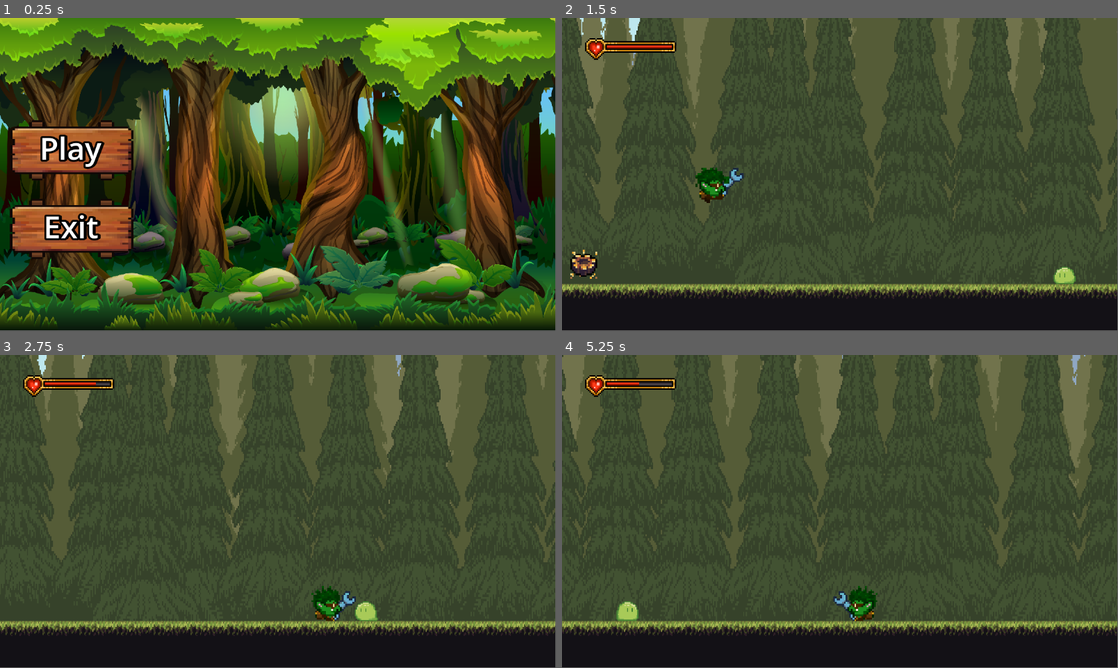
Above: before the commit, frames 1-4 (two rows, left to right).
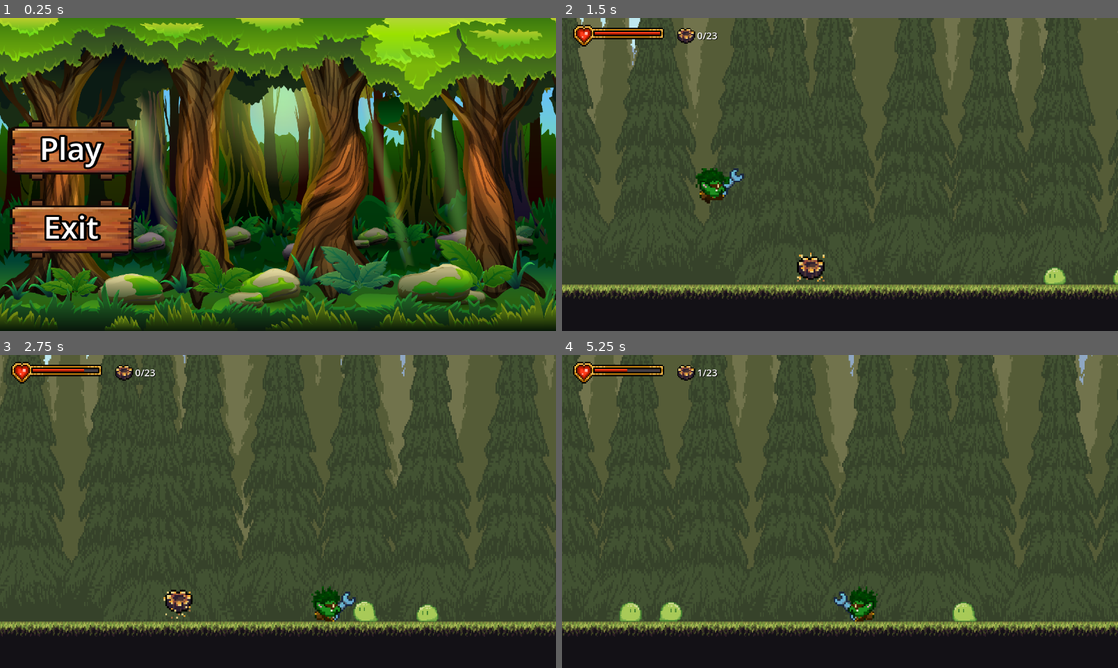
Above: after the commit, the same moments.

Repository: saha-ra-code/Gobbys-Workshop
Game: Godot game, scene res://menu.tscn
The game is run twice, just before and just after one commit, with the same random seed, the same clock (stepped at 60 frames per second) and the same inputs.
Inputs (mouse positions are in pixels of both pictures, inside the frame that each line leads up to):
- Up to frame 1 (0.25 s): no input
- Up to frame 2 (1.5 s): click "Play" at 0.5 s; tap Enter (ui_accept) at 1.25 s; move the mouse to (962, 158) at 1.27 s; hold Right (ui_right) from 1.28 s (still down)
- Up to frame 3 (2.75 s): keep holding Right (ui_right); tap Enter (ui_accept) at 1.52, 2.27 s; move the mouse to (166, 527) at 2.02 s
- Up to frame 4 (5.25 s): move the mouse to (895, 442) at 2.77 s; release Right (ui_right) at 2.78 s; hold Left (ui_left) 2.78-3.53 s; move the mouse to (812, 574) at 3.52 s; hold Right (ui_right) 3.53-5.03 s; tap Enter (ui_accept) at 3.77, 4.52 s; move the mouse to (1006, 558) at 4.27 s; move the mouse to (673, 464) at 5.02 s; hold Left (ui_left) from 5.03 s (still down)
In our replay, the window is 799x449 before the commit and 800x450 after it. These sizes can differ from the game's own. Grey fills any space a smaller window leaves; there, only what the larger window draws over its background counts as a difference.

The runs differ from the first frame. In frame 1, 6.6% of the frame differs, in the area x 0-100%, y 0-99%; in frame 2, 4.3%; in frame 3, 14%; in frame 4, 19%, in the area x 0-100%, y 0-90%.

Commit message:
added game over menu, gear counter, death flow

Diff:
--- a/Mobs/slime.tscn
+++ b/Mobs/slime.tscn
@@ -239,6 +239,7 @@
 shape = SubResource("RectangleShape2D_yduw5")
 
 [node name="detector" type="Area2D" parent="."]
+visible = false
 
 [node name="CollisionShape2D" type="CollisionShape2D" parent="detector"]
 position = Vector2(0, -6)
--- a/Player/player.gd
+++ b/Player/player.gd
@@ -1,6 +1,8 @@
 extends CharacterBody2D
 
 signal health_changed(current_health, max_health)
+signal gears_changed (current_gears, required_gears)
+signal  died
 
 
 const SPEED = 300.0
@@ -11,7 +13,8 @@
 var health = 100
 var max_health = 100
 
-var gear = 0
+var gears = 0
+var required_gears = 23
 
 var knocked_back = false
 var cooldown = 0.2
@@ -21,6 +24,7 @@
 
 func _physics_process(delta: float) -> void:
 	if  is_dead:
+		move_and_slide()
 		return
 	# Add the gravity.
 	if not is_on_floor():
@@ -59,6 +63,9 @@
 	move_and_slide()
 
 func take_damage(amount: int, knockback_direction: int, knockback_force:float) -> void:
+	if is_dead:
+		return
+
 	health -= amount
 	health = clamp(health, 0, max_health)
 	health_changed.emit(health, max_health)
@@ -73,9 +80,17 @@
 
 	if health <=0:
 		die()
+		return
+
+func collect_gear() -> void:
+	gears += 1
+	gears = clamp(gears, 0, required_gears)
+	gears_changed.emit(gears, required_gears)
+	print("Gears: ", gears, "/", required_gears)
 
 func die() -> void:
 	is_dead = true
 	velocity = Vector2.ZERO
-	queue_free()
-	get_tree().change_scene_to_file("res://menu.tscn")
+	anim.play("death")
+	await anim.animation_finished
+	died.emit()
--- a/Player/player.tscn
+++ b/Player/player.tscn
@@ -119,7 +119,7 @@
 }],
 "loop": false,
 "name": &"death",
-"speed": 3.0
+"speed": 9.0
 }, {
 "frames": [{
 "duration": 1.0,
@@ -200,8 +200,10 @@
 position = Vector2(7, -4)
 scale = Vector2(1.53125, 1.53125)
 sprite_frames = SubResource("SpriteFrames_f50pn")
-animation = &"walk"
+animation = &"death"
 autoplay = "idle"
+frame = 2
+frame_progress = 1.0
 
 [node name="Camera2D" type="Camera2D" parent="."]
 zoom = Vector2(2.4, 2.4)
--- /dev/null
+++ b/game_over.gd
@@ -0,0 +1,28 @@
+extends Control
+
+@onready var player = $"../../Player/Player"
+@onready var restart_button = $VBoxContainer/Restart
+@onready var menu_button = $VBoxContainer/Menu
+@onready var  quit_button = $VBoxContainer/Quit
+
+func _ready() -> void:
+	visible = false
+	player.died.connect(_on_player_died)
+
+	restart_button.pressed.connect (_restart_button_pressed)
+	menu_button.pressed.connect (_menu_button_pressed)
+	quit_button.pressed.connect (_quit_button_pressed)
+
+func _restart_button_pressed() -> void:
+	get_tree().paused = false
+	get_tree().reload_current_scene()
+func _menu_button_pressed() -> void:
+	get_tree().paused = false
+	get_tree().change_scene_to_file("res://menu.tscn")
+func _quit_button_pressed() -> void:
+	get_tree().quit()
+
+
+func _on_player_died() -> void:
+	visible = true
+	get_tree().paused = true
--- a/gear.gd
+++ b/gear.gd
@@ -5,5 +5,5 @@
 
 func _on_body_entered(body: Node2D) -> void:
 	if  body.name == "Player":
-
+		body.collect_gear()
 		queue_free()
--- /dev/null
+++ b/gear_counter.gd
@@ -0,0 +1,11 @@
+extends HBoxContainer
+
+@onready var player = $"../../Player/Player"
+@onready var gear_label = $GearLabel
+
+func _ready() -> void:
+	gear_label.text = str(player.gears, "/", player.required_gears)
+	player.gears_changed.connect(_gears_changed)
+
+func _gears_changed(current_gears, required_gears) -> void:
+	gear_label.text = str(current_gears, "/", required_gears)
--- a/level.gd
+++ b/level.gd
@@ -2,4 +2,4 @@
 
 
 func  _ready() -> void:
-	$CanvasLayer/AnimationPlayer.play("fade_out")
+	$FadeOut/AnimationPlayer.play("fade_out")
--- a/level.tscn
+++ b/level.tscn
@@ -15,6 +15,9 @@
 [ext_resource type="Texture2D" uid="uid://qqj4s3yyiqt5" path="res://Retro Inventory/Original/Heart_Red_1.png" id="12_h6smj"]
 [ext_resource type="Texture2D" uid="uid://cus7vbmejyl26" path="res://Retro Inventory/Original/Health_01_Bar01.png" id="13_v5j5c"]
 [ext_resource type="Script" uid="uid://qrjeb8yiq0sm" path="res://texture_progress_bar.gd" id="14_h6smj"]
+[ext_resource type="Script" uid="uid://n7g0osrhkh04" path="res://game_over.gd" id="16_5pxul"]
+[ext_resource type="Script" uid="uid://lwpmpwfgp85e" path="res://gear_counter.gd" id="17_4c15r"]
+[ext_resource type="Texture2D" uid="uid://evpbmirb0j78" path="res://Retro Inventory/Machinery_Gear_O_RareCollectibles_BigWander.png" id="17_fedht"]
 
 [sub_resource type="TileSetAtlasSource" id="TileSetAtlasSource_5pxul"]
 texture = ExtResource("8_fedht")
@@ -475,12 +478,24 @@
 [node name="Mobs" type="Node2D" parent="."]
 
 [node name="Slime" parent="Mobs" instance=ExtResource("10_ait7k")]
-position = Vector2(425, 464)
+position = Vector2(416, 476)
+
+[node name="Slime2" parent="Mobs" instance=ExtResource("10_ait7k")]
+position = Vector2(476, 476)
+
+[node name="Slime3" parent="Mobs" instance=ExtResource("10_ait7k")]
+position = Vector2(693, 476)
+
+[node name="Slime4" parent="Mobs" instance=ExtResource("10_ait7k")]
+position = Vector2(881, 476)
+
+[node name="Slime5" parent="Mobs" instance=ExtResource("10_ait7k")]
+position = Vector2(1007, 476)
 
 [node name="Loot" type="Node" parent="."]
 
 [node name="gear" parent="Loot" instance=ExtResource("10_v5j5c")]
-position = Vector2(19, 463)
+position = Vector2(215, 465)
 
 [node name="TileMap" type="TileMap" parent="."]
 tile_set = SubResource("TileSet_fedht")
@@ -503,26 +518,99 @@
 position = Vector2(1157, 332)
 shape = SubResource("RectangleShape2D_usj0q")
 
-[node name="CanvasLayer2" type="CanvasLayer" parent="."]
+[node name="GOSCREEN" type="CanvasLayer" parent="."]
+visible = false
+
+[node name="Game over" type="Control" parent="GOSCREEN"]
+process_mode = 2
+texture_filter = 1
+layout_mode = 3
+anchors_preset = 15
+anchor_right = 1.0
+anchor_bottom = 1.0
+grow_horizontal = 2
+grow_vertical = 2
+script = ExtResource("16_5pxul")
+
+[node name="ColorRect" type="ColorRect" parent="GOSCREEN/Game over"]
+layout_mode = 1
+anchors_preset = 15
+anchor_right = 1.0
+anchor_bottom = 1.0
+grow_horizontal = 2
+grow_vertical = 2
+color = Color(0, 0, 0, 0.588235)
+
+[node name="Label" type="Label" parent="GOSCREEN/Game over"]
+layout_mode = 0
+offset_left = 442.0
+offset_top = 184.0
+offset_right = 705.0
+offset_bottom = 253.0
+theme_override_font_sizes/font_size = 50
+text = "Game over"
+
+[node name="VBoxContainer" type="VBoxContainer" parent="GOSCREEN/Game over"]
+layout_mode = 0
+offset_left = 507.0
+offset_top = 264.0
+offset_right = 620.0
+offset_bottom = 422.0
+
+[node name="Restart" type="Button" parent="GOSCREEN/Game over/VBoxContainer"]
+layout_mode = 2
+theme_override_font_sizes/font_size = 30
+text = "Restart"
+
+[node name="Menu" type="Button" parent="GOSCREEN/Game over/VBoxContainer"]
+layout_mode = 2
+theme_override_font_sizes/font_size = 30
+text = "Menu"
+
+[node name="Quit" type="Button" parent="GOSCREEN/Game over/VBoxContainer"]
+layout_mode = 2
+theme_override_font_sizes/font_size = 30
+text = "Quit"
+
+[node name="HP" type="CanvasLayer" parent="."]
+
+[node name="TextureProgressBar" type="TextureProgressBar" parent="HP" node_paths=PackedStringArray("player")]
+offset_left = 20.0
+offset_top = 14.0
+offset_right = 84.0
+offset_bottom = 54.0
 scale = Vector2(3, 3)
-transform = Transform2D(3, 0, 0, 3, 0, 0)
-
-[node name="TextureProgressBar" type="TextureProgressBar" parent="CanvasLayer2" node_paths=PackedStringArray("player")]
-offset_left = 15.1111
-offset_top = 14.2222
-offset_right = 79.1111
-offset_bottom = 54.2222
-value = 4.0
+value = 6.0
 texture_under = ExtResource("11_8b0r0")
 texture_over = ExtResource("12_h6smj")
 texture_progress = ExtResource("13_v5j5c")
 script = ExtResource("14_h6smj")
 player = NodePath("../../Player/Player")
 
-[node name="CanvasLayer" type="CanvasLayer" parent="."]
-
-[node name="ColorRect" type="ColorRect" parent="CanvasLayer"]
+[node name="GearCounter" type="HBoxContainer" parent="HP"]
+offset_left = 236.0
+offset_top = 16.0
+offset_right = 314.0
+offset_bottom = 56.0
+script = ExtResource("17_4c15r")
+
+[node name="Gear" type="TextureRect" parent="HP/GearCounter"]
+layout_mode = 2
+texture = ExtResource("17_fedht")
+expand_mode = 3
+stretch_mode = 5
+
+[node name="GearLabel" type="Label" parent="HP/GearCounter"]
+layout_mode = 2
+theme_override_colors/font_color = Color(1, 1, 1, 1)
+theme_override_colors/font_shadow_color = Color(0, 0, 0, 1)
+theme_override_font_sizes/font_size = 20
+text = "0/23"
+
+[node name="FadeOut" type="CanvasLayer" parent="."]
 visible = false
+
+[node name="ColorRect" type="ColorRect" parent="FadeOut"]
 anchors_preset = 15
 anchor_right = 1.0
 anchor_bottom = 1.0
@@ -531,7 +619,7 @@
 mouse_filter = 2
 color = Color(0, 0, 0, 1)
 
-[node name="AnimationPlayer" type="AnimationPlayer" parent="CanvasLayer"]
+[node name="AnimationPlayer" type="AnimationPlayer" parent="FadeOut"]
 libraries = {
 &"": SubResource("AnimationLibrary_0b4ue")
 }
--- a/project.godot
+++ b/project.godot
@@ -14,6 +14,11 @@
 run/main_scene="uid://8o2fgkowosi8"
 config/features=PackedStringArray("4.4", "Forward Plus")
 config/icon="res://icon.svg"
+
+[display]
+
+window/stretch/mode="canvas_items"
+window/stretch/scale_mode="integer"
 
 [input]
 
--- a/texture_progress_bar.gd
+++ b/texture_progress_bar.gd
@@ -12,6 +12,3 @@
 func _on_player_health_changed(current_health: int, new_max_health: int) -> void:
 	max_value = new_max_health
 	value = current_health
-
-func _process(delta: float) -> void:
-	pass
Binary file added: Retro Inventory/Machinery_Gear_O_RareCollectibles_BigWander.png
Not shown, added: Retro Inventory/Machinery_Gear_O_RareCollectibles_BigWander.png.import
Not shown, added: game_over.gd.uid
Not shown, added: gear_counter.gd.uid
Not shown: 1 places in level.tscn that only renumber resources
